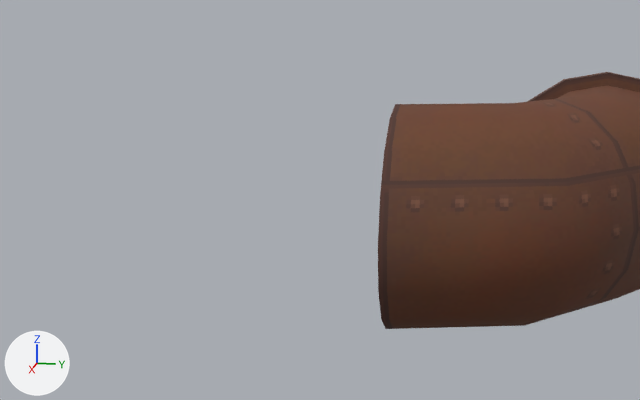
The Blender file Assets/World/Level2/raw/pipes.blend: old version first, new version second.
Before and after are seen from a 50 mm camera at (19.28, -38.27, 4.05) aimed at (-0.66, -42.26, -0.94). Arrows for +X, +Y and +Z are at lower left; the lights stay in place. Objects named as collision shapes, trigger or cutter boxes, shadow casters or lower levels of detail are left out.

Objects in the first picture: 'NarrowPipe_90', 'NarrowPipe_Gasket_90'.
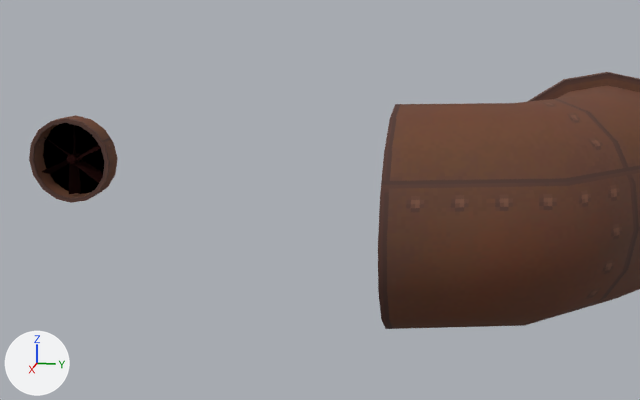
The change, as a list of edits to the scene's bpy script:
```text
Add me_circle_002:
    me_circle_002.from_pydata(...)  # 108 vertices, 86 faces, 6 loose edges; spans x 0.03..0.39, y -0.79..0.79, z -0.84..0.84
    me_circle_002.polygons.foreach_set('use_smooth', [True] * 86)
    me_circle_002.materials.append(mat_uv_rustyiron)
Add me_plane_019:
    me_plane_019.from_pydata(...)  # 64 vertices, 49 faces; spans x 0.0..0.5, y -1.0..1.0, z -1.0..1.0
    me_plane_019.polygons.foreach_set('use_smooth', [True] * 49)
    # faces by material slot: [48, 1]
    me_plane_019.materials.append(mat_tx_brassplates)
    me_plane_019.materials.append(mat_black)  # black #000000
Add ob_tinypipe_fan:
    ob_tinypipe_fan = bpy.data.objects.new('TinyPipe_Fan', me_circle_002)
    ob_tinypipe_fan.location = (0.0, -48.0, 0.0)
    ob_tinypipe_fan.rotation_euler = (-0.105, 0.0, 0.0)  # degrees (-6, 0, 0)
Add ob_tinypipe:
    ob_tinypipe = bpy.data.objects.new('TinyPipe', me_plane_019)
    ob_tinypipe.location = (0.0, -48.0, 0.0)
```

Location of each change, [x1, y1, x2, y2] in pixels of the pictures (640 x 400 px):
'TinyPipe', added: after [29, 115, 118, 203]
    faces in mat_tx_brassplates: [29, 115, 118, 203]
    faces in mat_black (black #000000): [43, 123, 105, 194]
'TinyPipe_Fan', added: after [42, 125, 103, 194]
